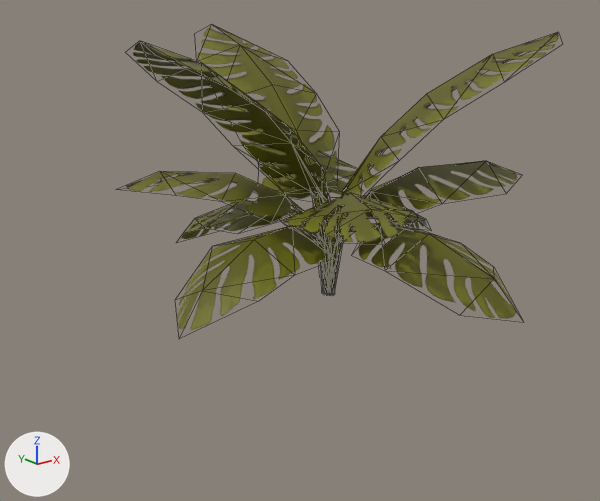
Renders of the FBX model Assets/Stylized_Egypt/Meshes/plants/SM_bush_02.fbx from each side of a commit.
Both versions are drawn from a camera (50 mm lens) standing at (-4.28, -4.98, 2.32) and looking at (-0.1, 0.24, 0.23). Arrows for +X, +Y and +Z are at lower left; the lights stay in place. Mesh edges are drawn as thin lines. Where no turn or scale is listed for an object, it has been applied to the vertices.

Script lines for the objects in view, before the commit:
```python
me_sm_bush_02 = bpy.data.meshes.new('SM_bush_02')
me_sm_bush_02.from_pydata(...)  # 234 vertices, 264 faces; spans x -1.73..1.58, y -1.66..1.76, z -0.12..2.01
me_sm_bush_02.materials.append(mat_mi_plants_01_inst)
ob_sm_bush_02 = bpy.data.objects.new('SM_bush_02', me_sm_bush_02)
ob_sm_bush_02.location = (0.0, 0.0, 0.0)
```
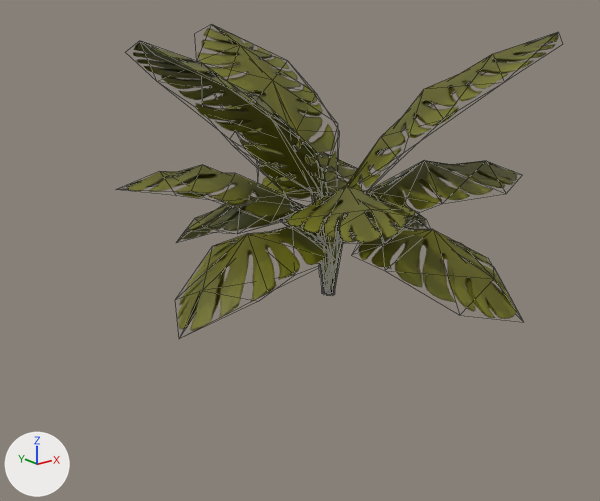
Pixel boxes (x1, y1, x2, y2) of what changed, in the pictures (600 x 501 px):
```json
{"object": "SM_bush_02_LOD1", "change": "added", "after": [127, 27, 544, 331]}
```

Scene script edits in JSON lines:
```json
{"op": "add", "block": "me_sm_bush_02_001", "code": ["me_sm_bush_02_001 = bpy.data.meshes.new('SM_bush_02.001')", "me_sm_bush_02_001.from_pydata(...)  # 143 vertices, 132 faces; spans x -1.73..1.58, y -1.66..1.76, z -0.12..2.01", "me_sm_bush_02_001.materials.append(mat_mi_plants_01_inst)"]}
{"op": "add", "block": "ob_sm_bush_02_lod1", "code": ["ob_sm_bush_02_lod1 = bpy.data.objects.new('SM_bush_02_LOD1', me_sm_bush_02_001)", "ob_sm_bush_02_lod1.location = (0.0, 0.0, 0.0)"]}
```
